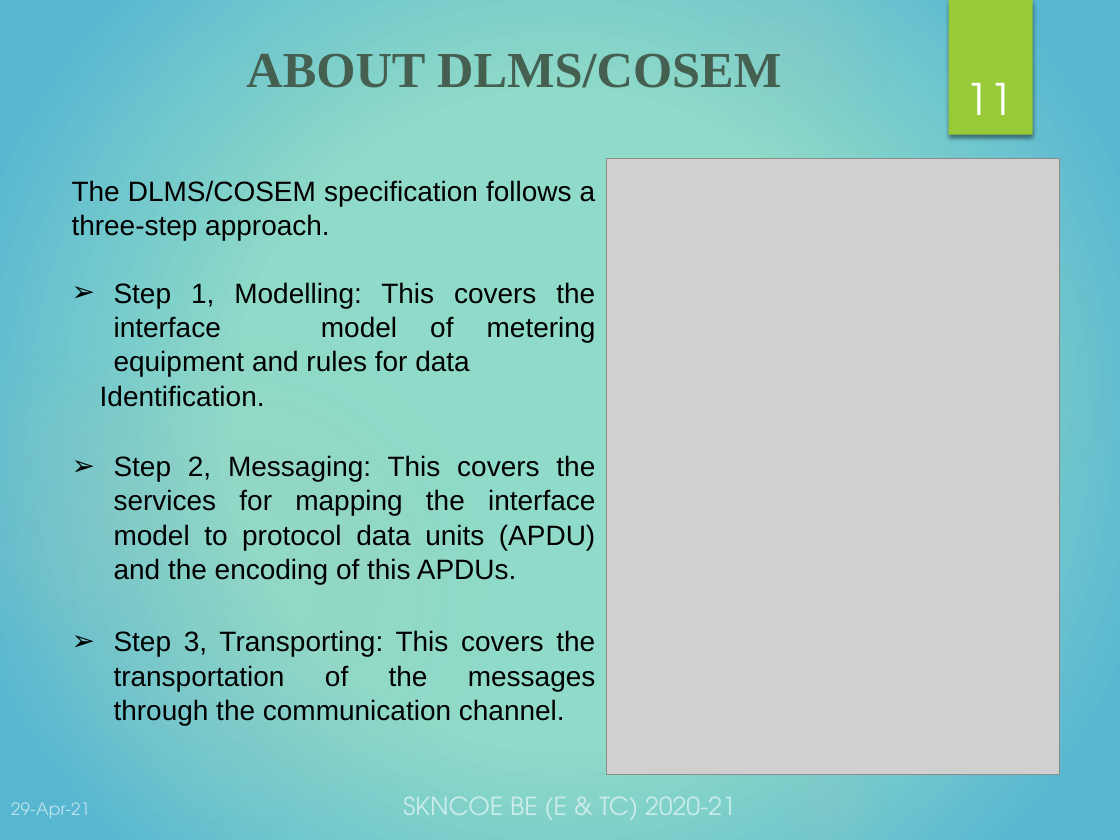
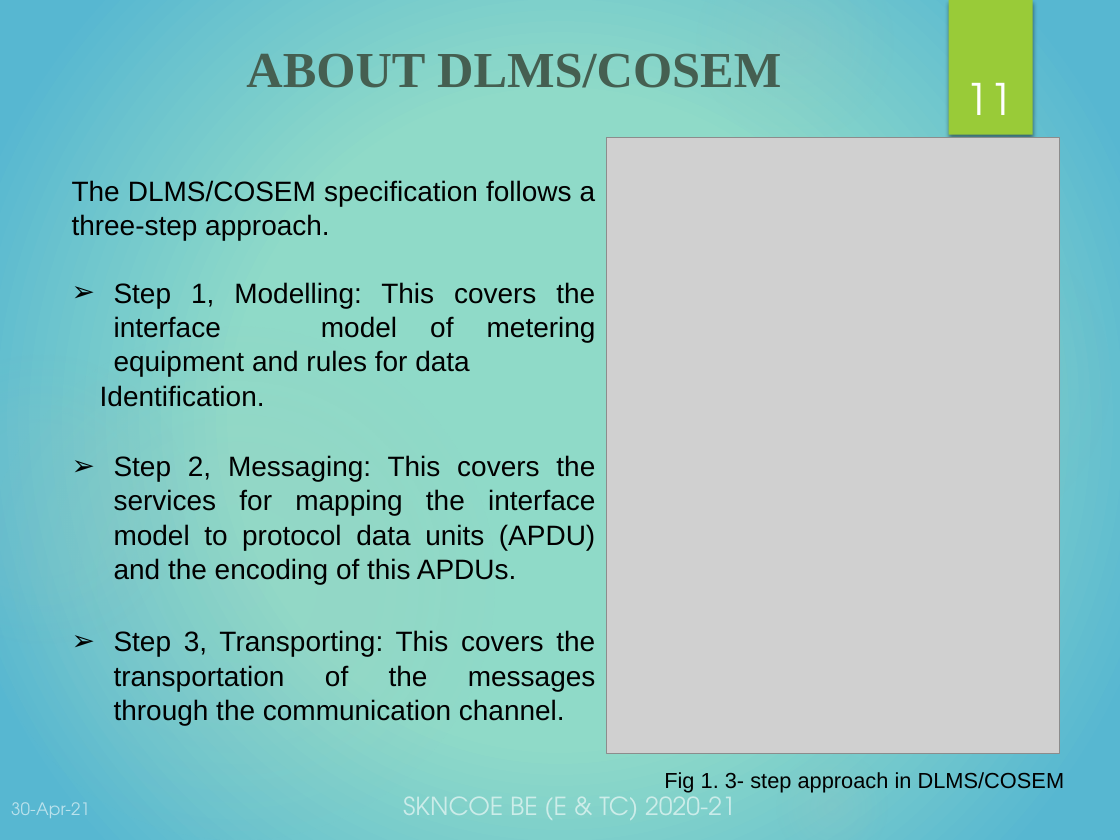
Before and after one commit to WorkWithSoham/Optical_Port_Data_Communication, a slide deck: slide 11 of FINAL OpticalPort-DataCommunication.pptx. Drawn at 1120x840 pixels with LibreOffice and Linux fonts; fonts in the diff are those of the drawing; grey boxes stand for pictures. Boxes give left, top, right and bottom in pixels: in the first picture for what was removed or moved away, otherwise in the second. Text is boxed around its words. In the diff, an @@ line names an element or a change of style, - is before the commit and + after.

```diff
--- a/FINAL OpticalPort-DataCommunication.pptx
+++ b/FINAL OpticalPort-DataCommunication.pptx
@@ picture: place and size @@
-picture at bbox=[607, 159, 1060, 775]
+picture at bbox=[607, 138, 1060, 754]
@@ text added at bbox=[664, 772, 1065, 793], 14 pt, text #000000 @@
+Fig 1. 3- step approach in DLMS/COSEM
@@ text at bbox=[11, 802, 90, 818]: text changed @@
-29-Apr-21
+30-Apr-21
```
Also in this commit, not shown: 29 other slides changed.
